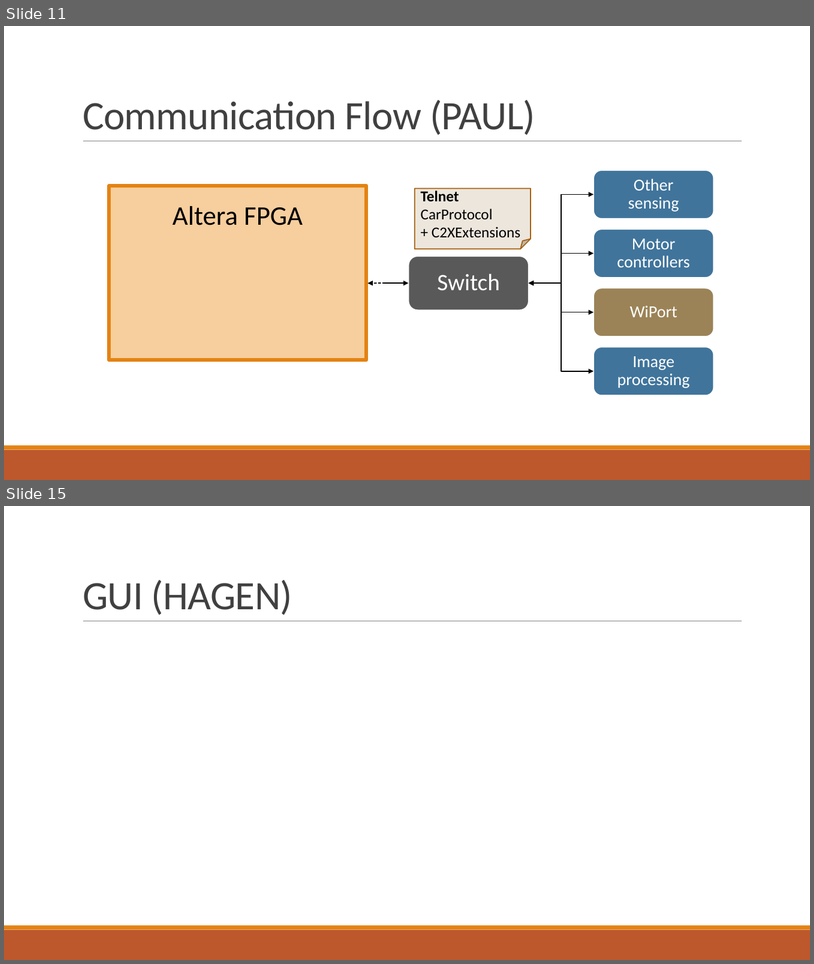
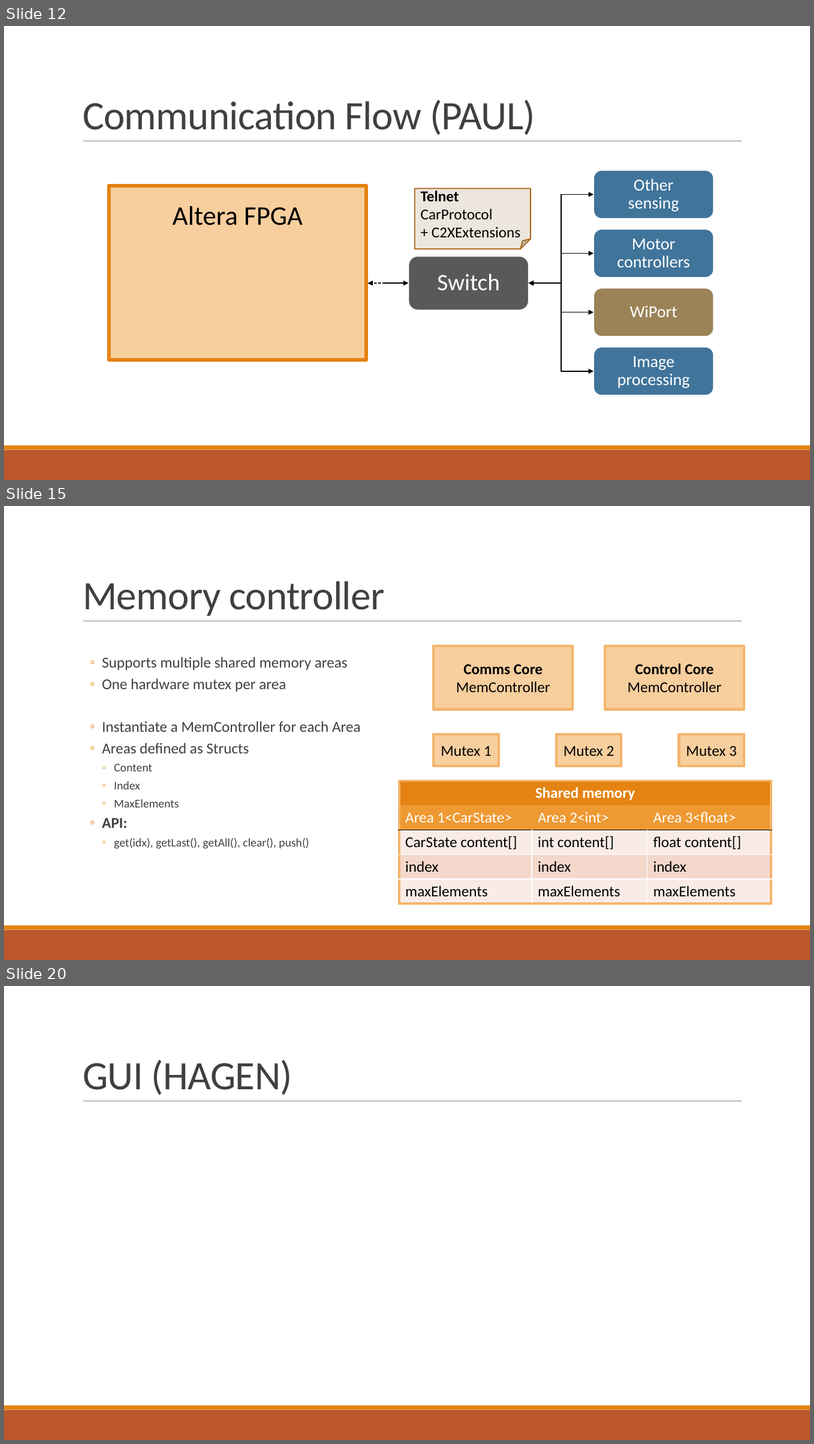
Before and after one commit to fjanssen/Car2X, a slide deck: doc/FinalPresentation.pptx. Shown one above the other, each under a label of ours: slides 11 and 15 before the commit, slides 12, 15 and 20 after it; the slides between them are not shown. The pictures are 814x964 and 814x1444 pixels, drawn with LibreOffice and Linux fonts; fonts in the diff are those of the drawing. Boxes give left, top, right and bottom in pixels: in the first picture for what was removed or moved away, otherwise in the second. Text is boxed around its words. In the diff, an @@ line names an element or a change of style, - is before the commit and + after.

Commit message:
Updated comms and core slides. Added control and remote_control message examples.

```diff
--- a/doc/FinalPresentation.pptx
+++ b/doc/FinalPresentation.pptx
@@ slide 15 added at (x1=4, y1=506, x2=810, y2=960), background #FFFFFF; not listed: 3 template elements that a slide beside it also shows @@
@@ title added at (x1=83, y1=581, x2=384, y2=616), 48 pt, text #404040 @@
+Memory controller
@@ rounded rectangle added at (x1=434, y1=646, x2=573, y2=709), fill #F7CE9D, outline #F3B56C 3 pt, 18 pt, text #000000 @@
+Comms Core
+MemController
@@ rounded rectangle added at (x1=605, y1=646, x2=744, y2=709), fill #F7CE9D, outline #F3B56C 3 pt, 18 pt, text #000000 @@
+Control Core MemController
@@ text added at (x1=102, y1=657, x2=361, y2=849), 18 pt, text #404040 @@
+  ◦ Supports multiple shared memory areas
+  ◦ One hardware mutex per area
+  ◦ Instantiate a MemController for each Area
+  ◦ Areas defined as Structs
+    ◦ Content
+    ◦ Index
+    ◦ MaxElements
+  ◦ API:
+    ◦ get(idx), getLast(), getAll(), clear(), push()
@@ rounded rectangle added at (x1=434, y1=734, x2=500, y2=766), fill #F7CE9D, outline #F3B56C 3 pt, 18 pt, text #000000 @@
+Mutex 1
@@ rounded rectangle added at (x1=557, y1=734, x2=622, y2=766), fill #F7CE9D, outline #F3B56C 3 pt, 18 pt, text #000000 @@
+Mutex 2
@@ rounded rectangle added at (x1=680, y1=734, x2=745, y2=766), fill #F7CE9D, outline #F3B56C 3 pt, 18 pt, text #000000 @@
+Mutex 3
@@ table added at (x1=399, y1=781, x2=771, y2=902), 5 rows, 3 columns @@
+Shared memory |  | 
+Area 1<CarState> | Area 2<int> | Area 3<float>
+CarState content[] | int content[] | float content[]
+index | index | index
+maxElements | maxElements | maxElements
@@ what was slide 11 is now slide 12 @@
@@ what was slide 15 is now slide 20 @@
```
Also in this commit, not shown: 1 slide changed, 7 other slides added, 3 slides removed, 2 other files.
